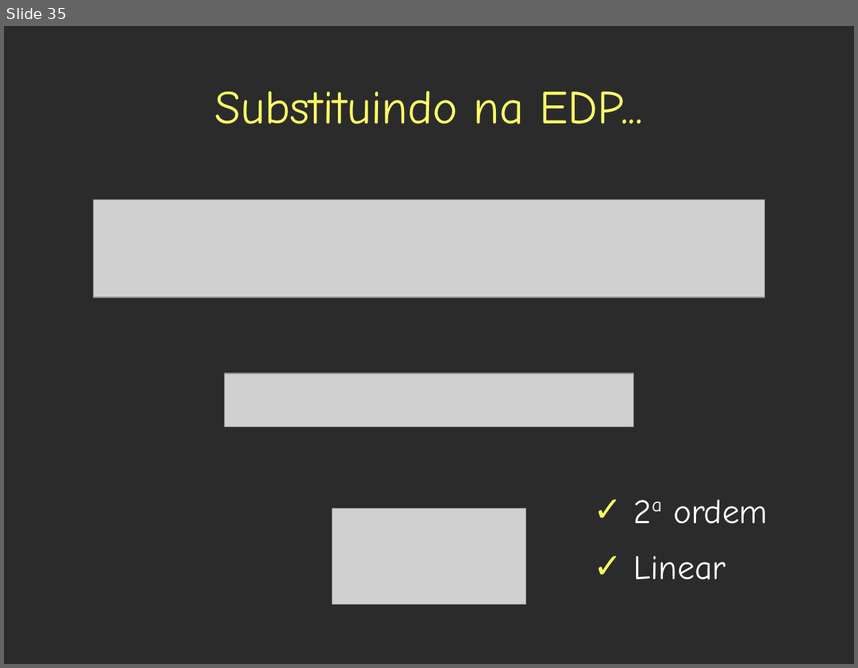
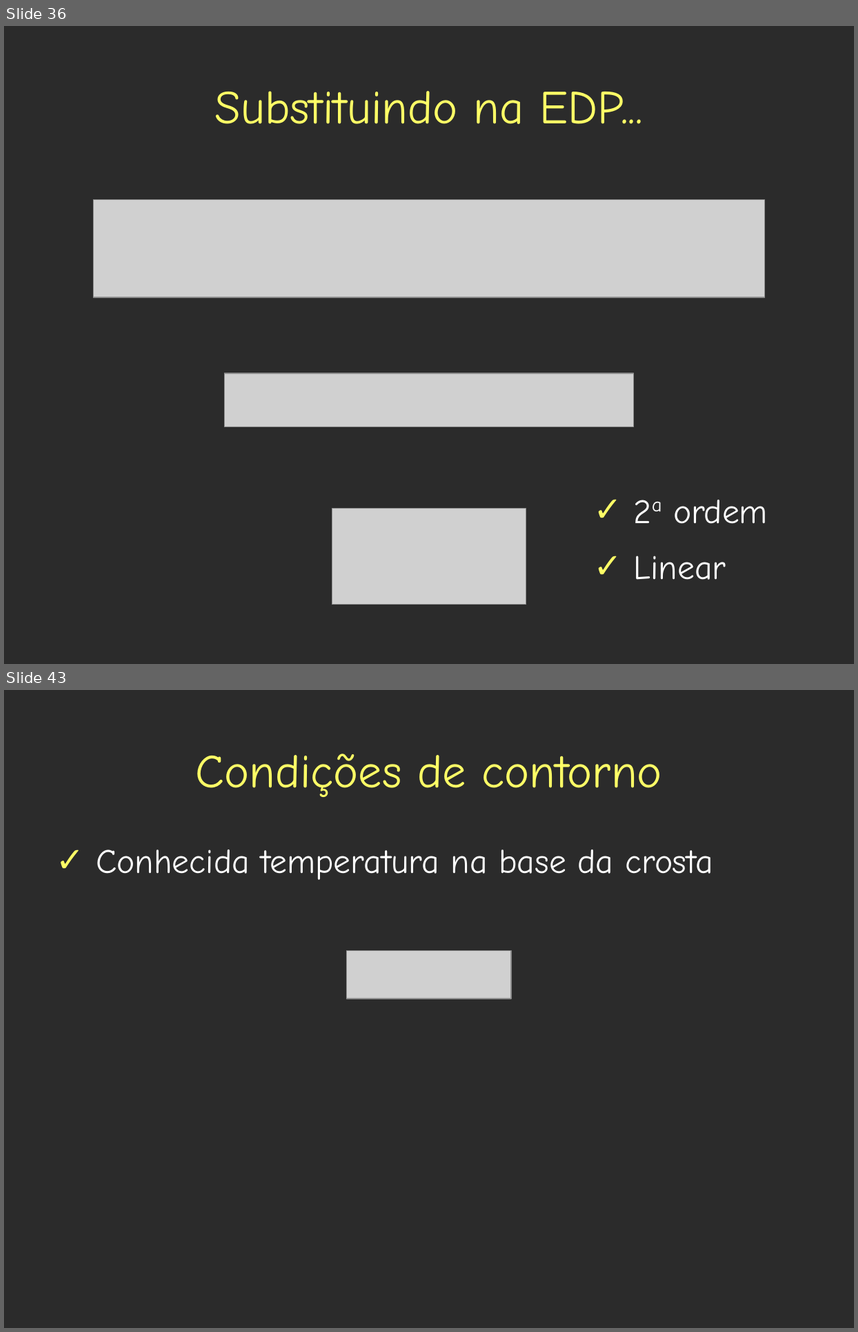
Before and after one commit to leouieda/geothermics, a slide deck: presentations/base_litosfera/estado_termico_lito_subcrustal.odp. Shown one above the other, each under a label of ours: slide 35 before the commit, slides 36 and 43 after it; the slides between them are not shown. The pictures are 858x668 and 858x1332 pixels, drawn with LibreOffice and Linux fonts; fonts in the diff are those of the drawing; grey boxes stand for pictures; background and template pictures are left out; a plain dark background stands for a picture behind light text. Boxes give left, top, right and bottom in pixels: in the first picture for what was removed or moved away, otherwise in the second. Text is boxed around its words. In the diff, an @@ line names an element or a change of style, - is before the commit and + after.

```diff
--- a/presentations/base_litosfera/estado_termico_lito_subcrustal.odp
+++ b/presentations/base_litosfera/estado_termico_lito_subcrustal.odp
@@ slide 43 added at bbox=[4, 690, 854, 1328], background picture (left out) @@
@@ title added at bbox=[195, 753, 662, 797], 44 pt, text #FFFF66 @@
+Condições de contorno
@@ text added at bbox=[96, 849, 713, 880], 32 pt, text #FFFFFF @@
+✓ Conhecida temperatura na base da crosta
@@ picture added at bbox=[347, 951, 512, 998] @@
@@ what was slide 35 is now slide 36 @@
```
Also in this commit, not shown: 9 slides changed, 76 other slides added.
